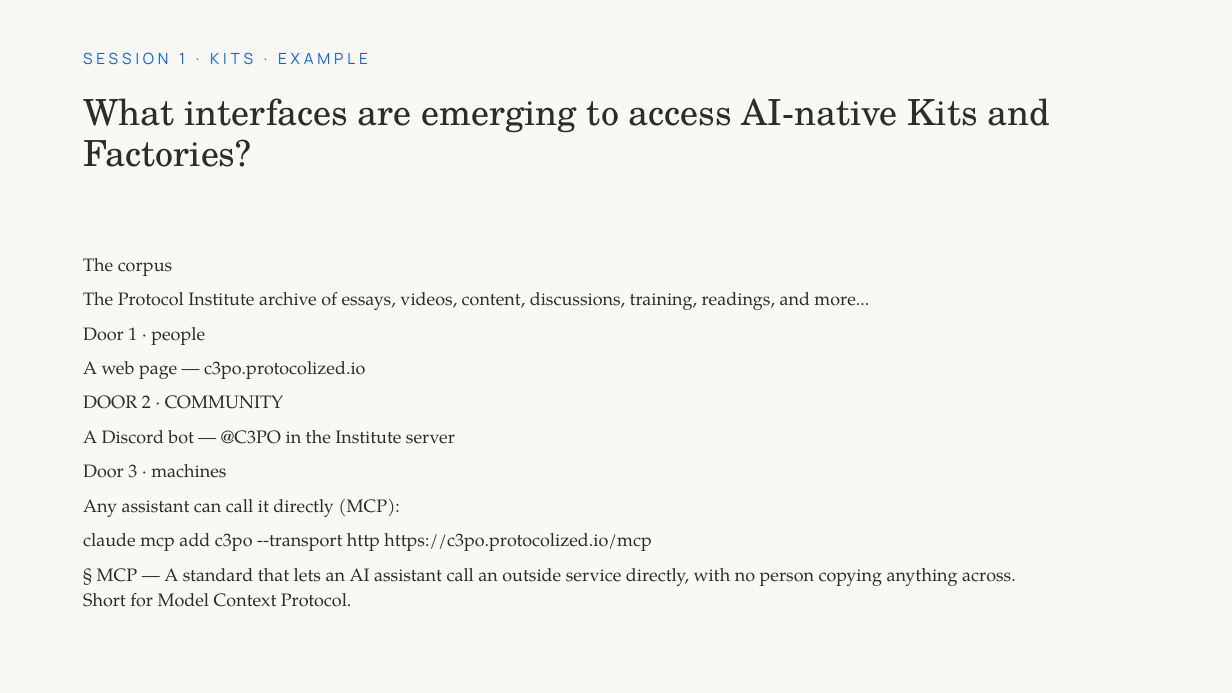
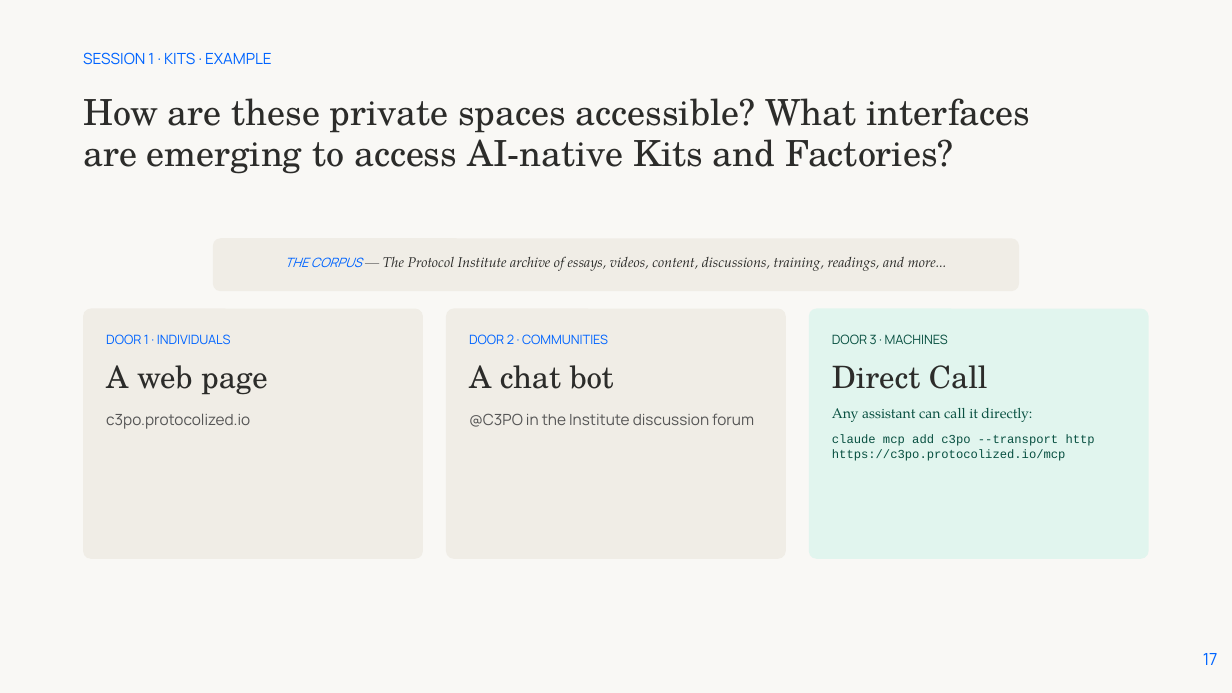
Before and after one commit to protocolvision/workshop-kitkraft, a slide deck: slide 17 of workshop-dev/slides/ai-kitcraft-slides-editable.pptx (slide 11 before the commit). Drawn at 1232x693 pixels with LibreOffice and Linux fonts; fonts in the diff are those of the drawing; background and template pictures are left out. Boxes give left, top, right and bottom in pixels: in the first picture for what was removed or moved away, otherwise in the second. Text is boxed around its words. In the diff, an @@ line names an element or a change of style, - is before the commit and + after.

```diff
--- a/workshop-dev/slides/ai-kitcraft-slides-editable.pptx
+++ b/workshop-dev/slides/ai-kitcraft-slides-editable.pptx
@@ text "SESSION 1 · KITS · ..." at (x1=83, y1=52, x2=272, y2=65): letter spacing 3 to 0 pt; less space between paragraphs @@
@@ title at (x1=83, y1=98, x2=1030, y2=174): text changed @@
-What interfaces are emerging to access AI-native Kits and Factories?
+How are these private spaces accessible? What interfaces are emerging to access AI-native Kits and Factories?
@@ rounded rectangle added at (x1=213, y1=238, x2=1019, y2=291), fill #F0EDE6 @@
@@ text removed at (x1=83, y1=258, x2=1016, y2=607) @@
-The corpus
-The Protocol Institute archive of essays, videos, content, discussions, training, readings, and more...
-Door 1 · people
-A web page — c3po.protocolized.io
-DOOR 2 · COMMUNITY
-A Discord bot — @C3PO in the Institute server
-Door 3 · machines
-Any assistant can call it directly (MCP):
-claude mcp add c3po --transport http https://c3po.protocolized.io/mcp
-§ MCP — A standard that lets an AI assistant call an outside service directly, with no person copying anything across. Short for Model Context Protocol.
@@ text added at (x1=285, y1=257, x2=947, y2=271), 11 pt, text #2C2C2A, italic @@
+THE CORPUS — The Protocol Institute archive of essays, videos, content, discussions, training, readings, and more...
@@ rounded rectangle added at (x1=83, y1=309, x2=423, y2=559), fill #F0EDE6 @@
@@ rounded rectangle added at (x1=446, y1=309, x2=787, y2=559), fill #F0EDE6 @@
@@ rounded rectangle added at (x1=809, y1=309, x2=1149, y2=559), fill #E1F5EE @@
@@ text added at (x1=106, y1=334, x2=268, y2=429), 12 pt, text #555555 @@
+DOOR 1 · INDIVIDUALS
+A web page
+c3po.protocolized.io
@@ text added at (x1=469, y1=334, x2=754, y2=427), 12 pt, text #555555 @@
+DOOR 2 · COMMUNITIES
+A chat bot
+@C3PO in the Institute discussion forum
@@ text added at (x1=832, y1=334, x2=1095, y2=461), 9.5 pt, text #085041 @@
+DOOR 3 · MACHINES
+Direct Call
+Any assistant can call it directly:
+claude mcp add c3po --transport http https://c3po.protocolized.io/mcp
@@ page number added at (x1=1203, y1=653, x2=1218, y2=665), 13 pt, text #0064FF @@
+17
```
Also in this commit, not shown: 41 other slides changed, 14 slides added, 15 slides removed, 1 other file.
